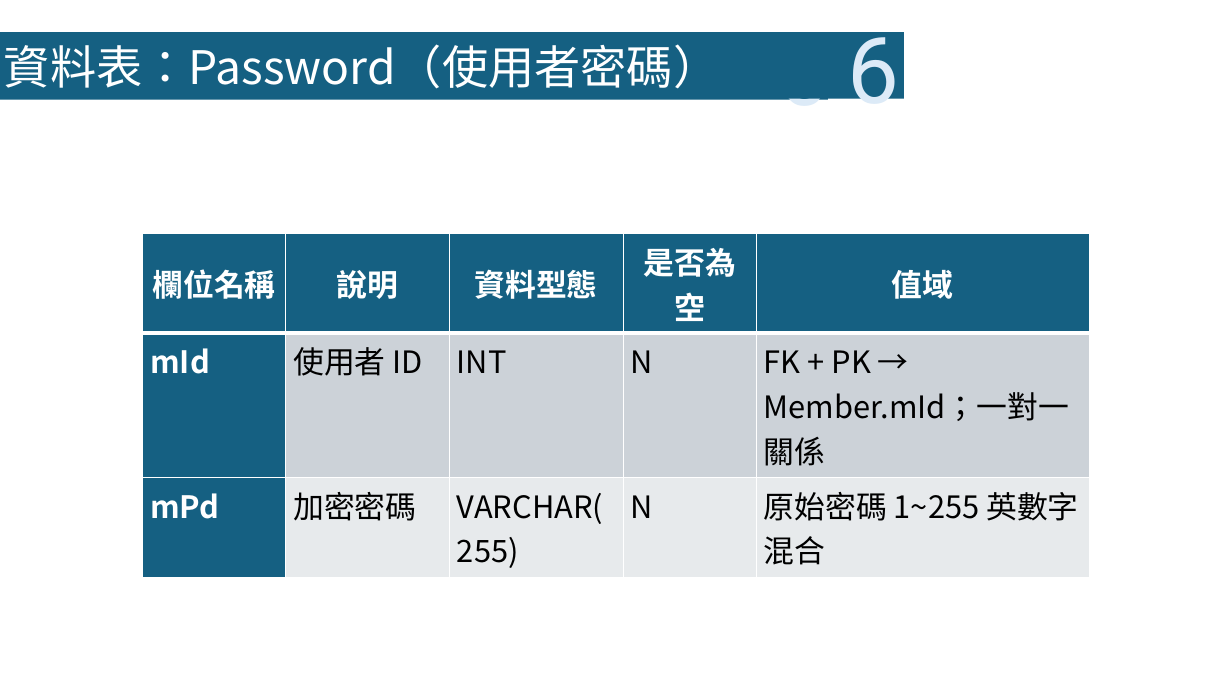
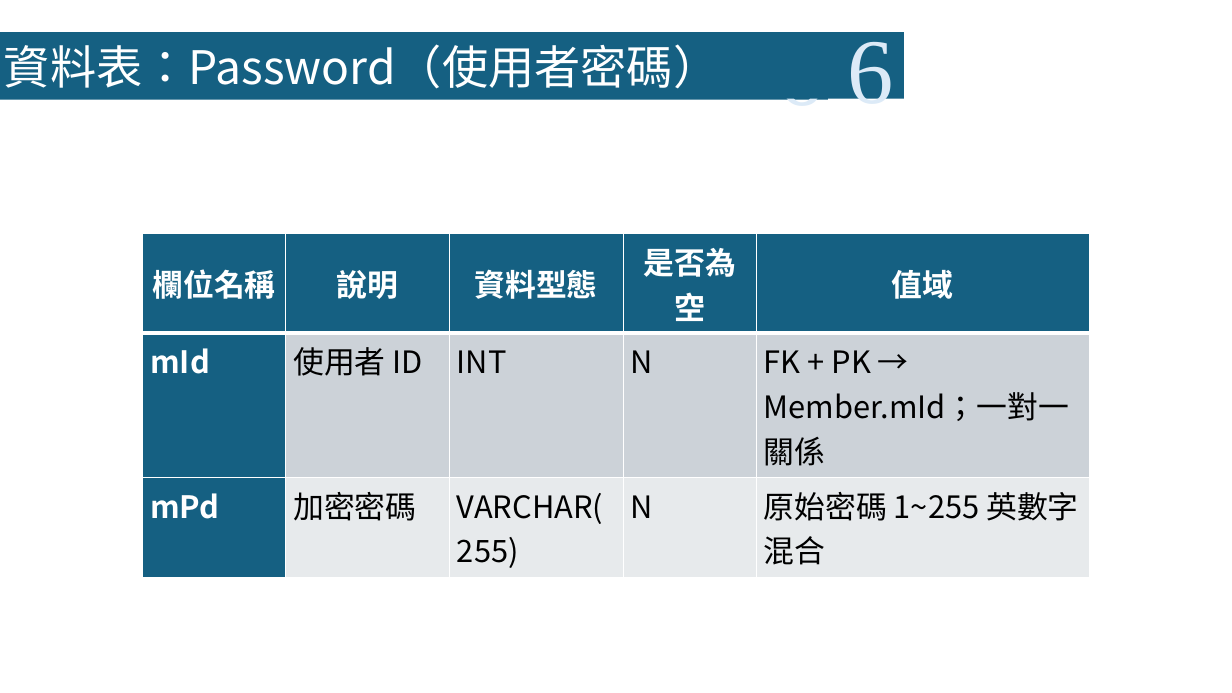
Before and after one commit to LazyEmotionO/NFU_DATABASE, a slide deck: slide 14 of 資料庫系統期末報搞01.pptx. Drawn at 1232x693 pixels with LibreOffice and Linux fonts; fonts in the diff are those of the drawing. Boxes give left, top, right and bottom in pixels: in the first picture for what was removed or moved away, otherwise in the second. Text is boxed around its words. In the diff, an @@ line names an element or a change of style, - is before the commit and + after.

```diff
--- a/資料庫系統期末報搞01.pptx
+++ b/資料庫系統期末報搞01.pptx
@@ text "6" at (777,98,823,122): font Roboto to Times New Roman @@
@@ text "6" at (848,42,894,121): font Roboto to Times New Roman @@
```
Also in this commit, not shown: 13 other slides changed.
